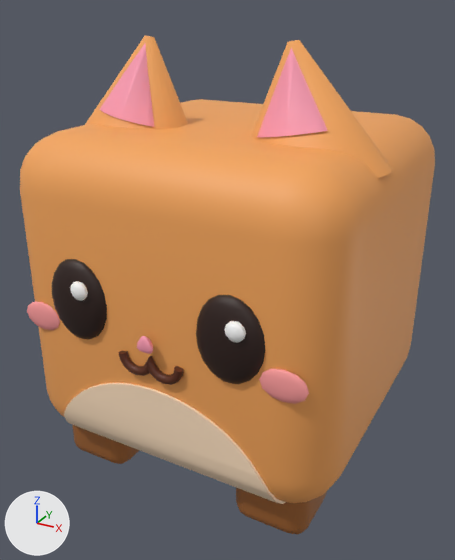
Renders of the FBX model art/models/Kitty.fbx from each side of a commit.
One viewpoint serves both versions: a camera (50 mm lens) standing at (1.75, -3.35, 2.78) and looking at (-0.13, 0.08, 1.07). Lighting does not change. The marker at lower left points along +X, +Y and +Z. The picture after the commit comes second. Vertices at exactly the same position are counted once.

Objects in the first picture: 'Kitty'.
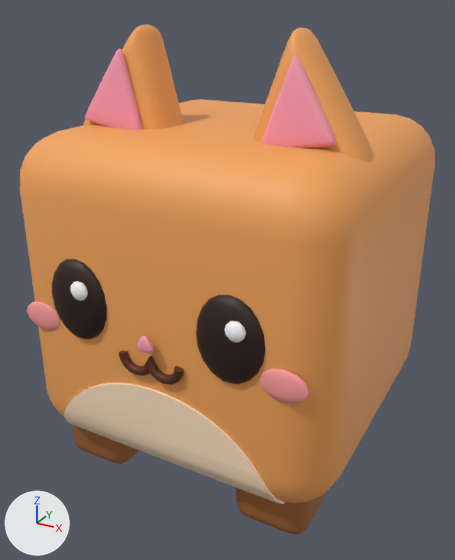
Where the change shows, as pixel boxes (x1, y1, x2, y2) in the pictures (455 x 560 px):
'Kitty', reshaped
    before: (20, 36, 435, 535)
    after: (20, 25, 435, 535)
part 1 of me_cube, rebuilt
    before: (85, 36, 188, 129)
    after: (83, 25, 183, 129)
part 2 of me_cube, rebuilt (15% narrower)
    before: (251, 40, 393, 178)
    after: (253, 28, 374, 162)
part 3 of me_cube, added (pink)
    after: (85, 48, 142, 130)
part 4 of me_cube, added (pink)
    after: (261, 55, 336, 148)
part 5 of me_cube, deleted (pink)
    before: (99, 43, 154, 127)
part 6 of me_cube, deleted (pink)
    before: (257, 48, 328, 137)

What changed in the scene script:
```text
Change me_cube:
    used by ob_kitty; location = (0.0, 0.0, 1.19)
    verts and faces of me_cube; kept vertices keep their numbers, new ones are numbered from 1688
    before: 728 (-0.69, -0.28, 1.03), 729 (-0.32, -0.28, 0.96), 730 (-0.44, -0.28, 1.39), 731 (-0.32, -0.44, 0.96) at pixel (153, 126), 732 (-0.36, -0.46, 0.97) at pixel (145, 125)
    before: 733 (-0.39, -0.37, 1.22) at pixel (147, 75), 734 (-0.43, -0.48, 0.98) at pixel (132, 122), 735 (-0.42, -0.33, 1.35) at pixel (145, 51), 736 (-0.51, -0.49, 1.0) at pixel (120, 119), 737 (-0.44, -0.32, 1.39) at pixel (145, 42)
    before: 738 (-0.58, -0.48, 1.01) at pixel (110, 115), 739 (-0.46, -0.33, 1.35) at pixel (139, 49), 740 (-0.65, -0.46, 1.02) at pixel (102, 111), 741 (-0.54, -0.37, 1.25) at pixel (126, 69), 742 (-0.69, -0.44, 1.03) at pixel (99, 109)
    before: 791 (0.32, -0.28, 0.96), 792 (0.69, -0.28, 1.03), 793 (0.44, -0.28, 1.39), 794 (0.69, -0.44, 1.03) at pixel (327, 130), 795 (0.65, -0.46, 1.02) at pixel (317, 132)
    before: 796 (0.54, -0.37, 1.25) at pixel (304, 79), 797 (0.58, -0.48, 1.01) at pixel (302, 134), 798 (0.46, -0.33, 1.35) at pixel (294, 56), 799 (0.51, -0.49, 1.0) at pixel (286, 135), 800 (0.44, -0.32, 1.39) at pixel (291, 47)
    before: 801 (0.43, -0.48, 0.98) at pixel (273, 136), 802 (0.42, -0.33, 1.35) at pixel (287, 57), 803 (0.36, -0.46, 0.97) at pixel (261, 137), 804 (0.39, -0.37, 1.22) at pixel (277, 83), 805 (0.32, -0.44, 0.96) at pixel (256, 137)
    remove me_cube.from_pydata(...)  # 1688 vertices, 1684 faces; spans x -1.0..1.0, y -1.09..1.66, z -1.19..1.42
    add me_cube.from_pydata(...)  # 2470 vertices, 2512 faces; spans x -1.0..1.0, y -1.09..1.66, z -1.19..1.48
    me_cube part 1: the loose piece of 48 vertices spanning x -0.98..-0.12, y -0.59..0.03, z 0.67..1.42 is rebuilt with 290 vertices and now spans x -0.9..-0.2, y -0.48..-0.1, z 0.68..1.48
    me_cube part 2: the loose piece of 48 vertices spanning x 0.12..0.98, y -0.59..0.03, z 0.67..1.42 is rebuilt with 290 vertices and now spans x 0.2..0.9, y -0.48..-0.1, z 0.68..1.48
    me_cube part 3: a new loose piece of 164 vertices spanning x -0.76..-0.36, y -0.52..-0.42, z 0.9..1.37, in mat_kittypalette (picture img_kitty_palette_png)
    me_cube part 4: a new loose piece of 164 vertices spanning x 0.36..0.76, y -0.52..-0.42, z 0.9..1.37, in mat_kittypalette (picture img_kitty_palette_png)
    me_cube part 5
    add delete_vertices([*range(728, 743)])  # with the faces that use them
    me_cube part 6
    add delete_vertices([*range(791, 806)])  # with the faces that use them
```
